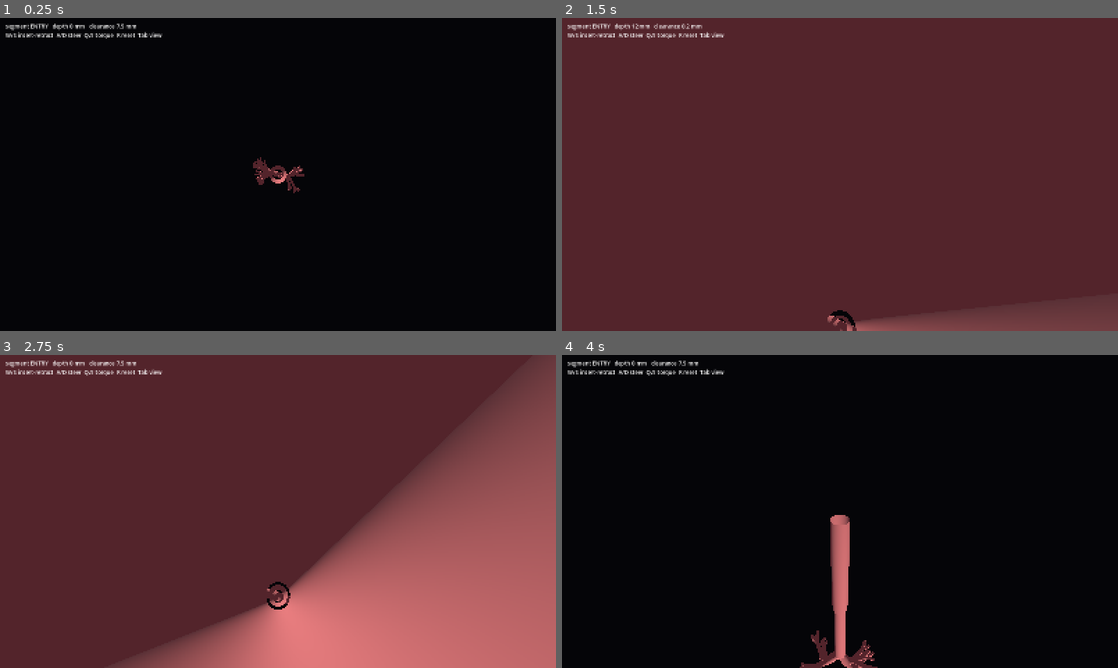
Above: before the commit, frames 1-4 (two rows, left to right).
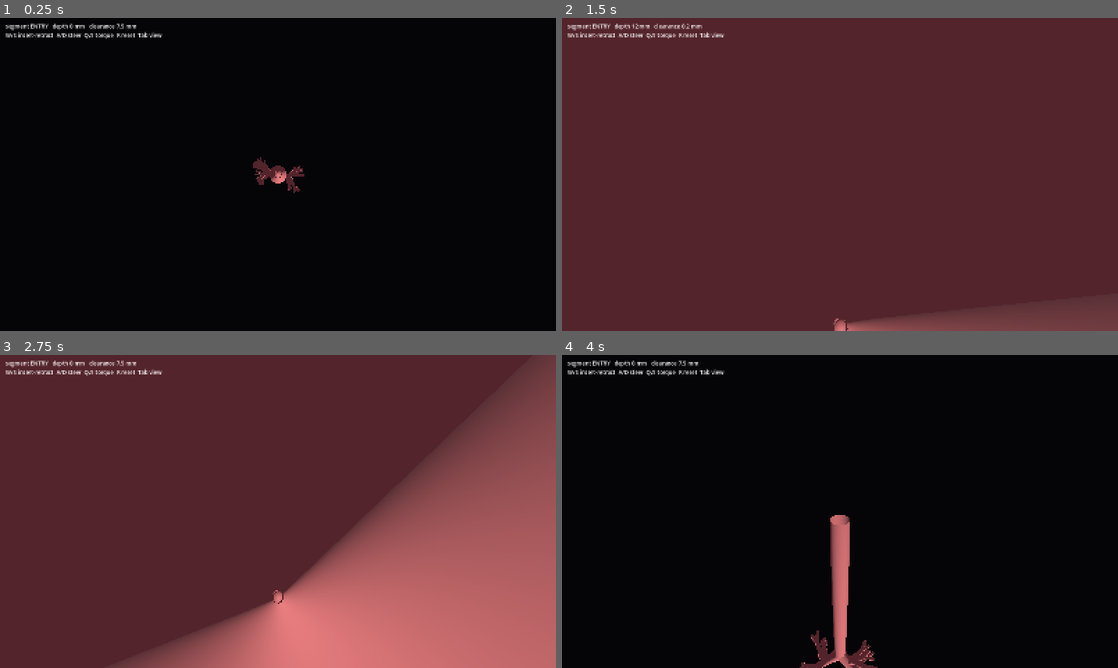
Above: after the commit, the same moments.

Repository: tareko/bronchoscopy-simulator
Game: Godot game, scene res://src/main.tscn
Two runs of this game, one before a commit and one after it. Both use one fixed random seed, a clock stepped at 60 frames per second and the inputs below.
Inputs:
- Up to frame 1 (0.25 s): no input
- Up to frame 2 (1.5 s): tap Enter at 0.5 s; hold D (sim_deflect_right) 0.53-1.28 s; hold W (sim_insert) 0.53-1.28 s; hold A (sim_deflect_left) from 1.28 s (still down); tap Tab (sim_toggle_view) at 1.35 s
- Up to frame 3 (2.75 s): release A (sim_deflect_left) at 2.03 s; hold D (sim_deflect_right) from 2.03 s (still down); hold S (sim_withdraw) from 2.03 s (still down)
- Up to frame 4 (4 s): release S (sim_withdraw) at 2.78 s; tap W (sim_insert) at 2.85 s; tap R (sim_reset) at 3.5 s; release D (sim_deflect_right) at 3.53 s; hold A (sim_deflect_left) from 3.53 s (still down); tap Tab (sim_toggle_view) at 3.6 s

The runs differ from the first frame. In frame 1, less than 0.1% of the frame differs, in the area x 46-55%, y 46-55%; in frame 2, 0.2%, in the area x 47-53%, y 93-100%; in frame 3, 0.2%; in frame 4, 0.2%.

Commit message:
fix(mesh): close the joint annulus and the carinal hole
Two defects visible in the through-the-lens shot, both traced to geometry:

- black ring at the entry/trachea joint: the child tube started at 75% of the
  parent's radius, leaving an uncovered annulus that showed background through
  the lumen. Children now start at the parent's bore radius and taper.
- dark disc at the carina: two child tubes cannot tile a circular parent bore,
  so a hole remained at the bifurcation. A carinal spur sphere now fills it,
  with outward normals (the first attempt used inward normals and rendered as a
  black disc, which is how the normal direction was confirmed).

Instrument light reduced and scoped to the endoscopic shot only; it previously
over-lit the inner wall from outside in the exterior shots, and blew out the
spur at close range.

Diff:
--- a/src/anatomy/airway_mesh_builder.gd
+++ b/src/anatomy/airway_mesh_builder.gd
@@ -32,7 +32,10 @@
 		var radius_start := radius_end
 		var parent := str(node.get("parent", "")) if node.get("parent") != null else ""
 		if not parent.is_empty() and tree.has_label(parent):
-			radius_start = tree.radius_of(parent) * 0.75
+			# Match the parent's bore exactly. A shrunken start leaves an
+			# uncovered annulus at the joint, which reads as a black ring when
+			# you look down the lumen.
+			radius_start = tree.radius_of(parent)
 		radius_start = maxf(radius_start, 0.8)
 		radius_end = maxf(radius_end, 0.7)
 
@@ -41,8 +44,47 @@
 		var b := end + dir * overlap
 		_add_tapered_tube(st, a, b, radius_start, radius_end)
 
+	# Carinal spur: where a segment splits, its children cannot tile the parent
+	# bore, so a hole remains at the junction. A sphere parked just past the
+	# bifurcation fills it and reads as the carina, which is a ridge anyway.
+	for node in tree.nodes:
+		var label := str(node.get("label", ""))
+		var children: Array = tree.child_labels.get(label, [])
+		if children.size() < 2:
+			continue
+		var r := tree.radius_of(label)
+		var dir := tree.direction_of(label)
+		var centre := tree.end_of(label) + dir * r * 0.55
+		_add_spur(st, centre, r * 0.97)
+
 	var mesh := st.commit()
 	return mesh
+
+
+static func _add_spur(st: SurfaceTool, centre: Vector3, radius: float) -> void:
+	var rings := 8
+	var segments := 20
+	for row in rings:
+		var phi0 := PI * float(row) / float(rings)
+		var phi1 := PI * float(row + 1) / float(rings)
+		for col in segments:
+			var theta0 := TAU * float(col) / float(segments)
+			var theta1 := TAU * float(col + 1) / float(segments)
+			var p00 := _sphere_point(centre, radius, phi0, theta0)
+			var p01 := _sphere_point(centre, radius, phi0, theta1)
+			var p10 := _sphere_point(centre, radius, phi1, theta0)
+			var p11 := _sphere_point(centre, radius, phi1, theta1)
+			var n00 := (p00 - centre).normalized()
+			var n01 := (p01 - centre).normalized()
+			var n10 := (p10 - centre).normalized()
+			var n11 := (p11 - centre).normalized()
+			# outward normals: the spur is seen from the parent's lumen, so it
+			# must face the viewer or it reads as a black disc
+			_quad(st, p00, p10, p11, p01, n00, n10, n11, n01)
+
+
+static func _sphere_point(centre: Vector3, radius: float, phi: float, theta: float) -> Vector3:
+	return centre + Vector3(sin(phi) * cos(theta), cos(phi), sin(phi) * sin(theta)) * radius
 
 
 static func default_material() -> StandardMaterial3D:
--- a/src/demo/demo_recorder.gd
+++ b/src/demo/demo_recorder.gd
@@ -30,6 +30,7 @@
 var scope_cam: Camera3D
 var path_lines: MeshInstance3D
 var tip_marker: MeshInstance3D
+var torch: SpotLight3D
 var airway: MeshInstance3D
 var skeleton: MeshInstance3D
 var _centre := Vector3.ZERO
@@ -144,7 +145,7 @@
 	environment.ambient_light_color = Color(0.6, 0.55, 0.6)
 	environment.ambient_light_energy = 0.42
 	environment.glow_enabled = true
-	environment.glow_intensity = 0.5
+	environment.glow_intensity = 0.10
 	we.environment = environment
 	world.add_child(we)
 
@@ -162,13 +163,13 @@
 
 	# The bronchoscope's own light: small warm spot at the tip. This is what
 	# makes the endoscopic view read as an instrument view rather than a tunnel.
-	var torch := SpotLight3D.new()
+	torch = SpotLight3D.new()
 	torch.position = Vector3(0, 0, -0.004)
 	torch.light_color = Color(1.0, 0.94, 0.86)
-	torch.light_energy = 4.5
-	torch.spot_range = 0.13
+	torch.light_energy = 0.55
+	torch.spot_range = 0.22
 	torch.spot_angle = 58.0
-	torch.spot_attenuation = 1.2
+	torch.spot_attenuation = 1.8
 	torch.shadow_enabled = false
 	scope_cam.add_child(torch)
 
Binary file changed: media/poster.png
Not shown, changed: media/bronchoscopy-simulator-demo.mp4
